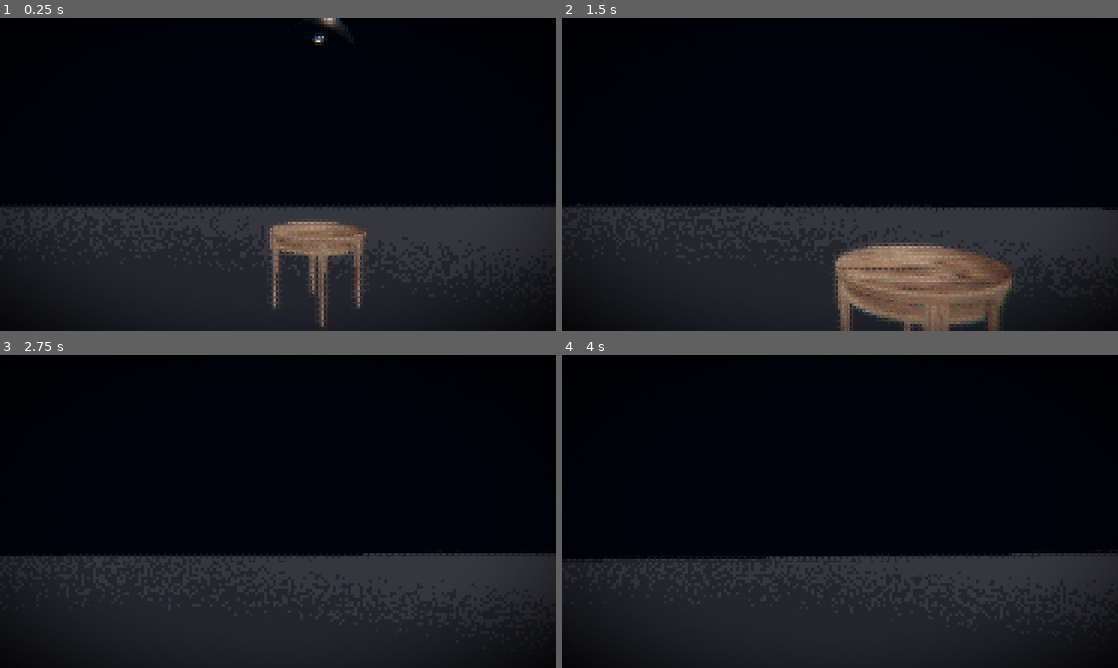
Above: before the commit, frames 1-4 (two rows, left to right).
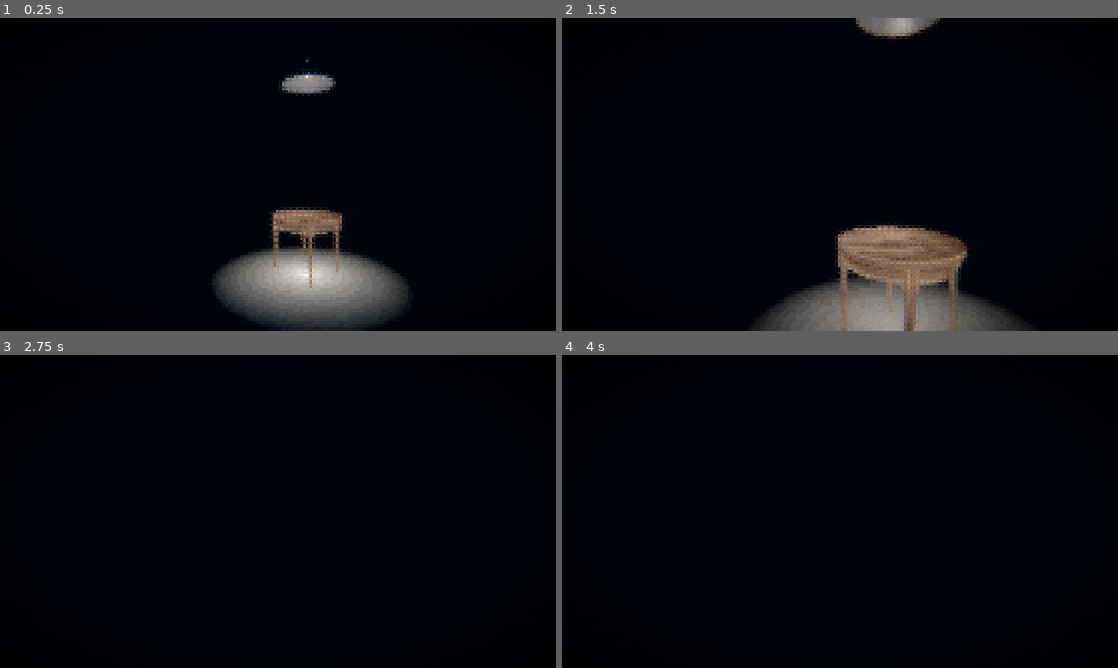
Above: after the commit, the same moments.

Repository: sebashtioon/line-test
Game: Godot game, scene res://src/main/main.tscn
Two runs of this game, one before a commit and one after it. Both use one fixed random seed, a clock stepped at 60 frames per second and the inputs below.
Inputs (mouse positions are in pixels of both pictures, inside the frame that each line leads up to):
- Up to frame 1 (0.25 s): no input
- Up to frame 2 (1.5 s): tap Enter at 0.5 s; move the mouse to (867, 174) at 0.52 s; hold W (move_forward) from 0.53 s (still down); tap Alt at 0.6 s; move the mouse to (812, 174) at 1.27 s; tap Shift at 1.35 s
- Up to frame 3 (2.75 s): keep holding W (move_forward); move the mouse to (289, 505) at 2.02 s; tap Alt at 2.1 s
- Up to frame 4 (4 s): keep holding W (move_forward); move the mouse to (834, 517) at 2.77 s; tap Shift at 2.85 s; move the mouse to (878, 514) at 3.52 s; tap Alt at 3.6 s

The runs differ from the first frame. In frame 1, 32% of the frame differs, in the area x 0-100%, y 0-100%; in frame 2, 31%; in frame 3, 30%; in frame 4, 29%.

Commit message:
lighting

Diff:
--- a/src/main/main.tscn
+++ b/src/main/main.tscn
@@ -20,8 +20,9 @@
 tonemap_mode = 2
 volumetric_fog_enabled = true
 volumetric_fog_density = 0.6177
-volumetric_fog_albedo = Color(0.08208982, 0.082089834, 0.08208982, 1)
+volumetric_fog_albedo = Color(0.07150052, 0.07150052, 0.07150052, 1)
 volumetric_fog_emission_energy = 49.0
+volumetric_fog_anisotropy = -0.2
 
 [sub_resource type="StandardMaterial3D" id="StandardMaterial3D_djufw"]
 albedo_color = Color(0.020174578, 0.020174576, 0.020174574, 1)
@@ -42,6 +43,7 @@
 
 [node name="DirectionalLight3D" type="DirectionalLight3D" parent="env" unique_id=1651218042]
 transform = Transform3D(-0.8660254, -0.43301278, 0.25, 0, 0.49999997, 0.86602545, -0.50000006, 0.75, -0.43301266, 0, 0, 0)
+light_color = Color(0, 0, 0, 1)
 
 [node name="floor" type="MeshInstance3D" parent="." unique_id=1270133708]
 transform = Transform3D(28.890003, 0, 0, 0, 1, 0, 0, 0, 27.284588, 0, 0, 0)
@@ -60,4 +62,23 @@
 transform = Transform3D(0.4498767, 0, 0, 0, 0.4498767, 0, 0, 0, 0.4498767, 0, 0.625074, 0)
 
 [node name="ceiling_light" parent="." unique_id=1217644434 instance=ExtResource("4_djufw")]
-transform = Transform3D(0.85151106, 0, 0, 0, 1, 0, 0, 0, 0.85151106, 0.024368525, 4.403095, -0.028167576)
+transform = Transform3D(0.85151106, 0, 0, 0, 1, 0, 0, 0, 0.85151106, 0.027900338, 4.403095, -0.028167576)
+
+[node name="OmniLight3D" type="OmniLight3D" parent="ceiling_light" unique_id=1726031505]
+transform = Transform3D(1.1743829, 0, 0, 0, 1, 0, 0, 0, 1.1743829, -0.02861798, -0.6947758, 0.02307153)
+light_color = Color(1, 1, 0.9254902, 1)
+light_energy = 0.766
+light_volumetric_fog_energy = 12.321
+omni_attenuation = 2.045
+
+[node name="SpotLight3D" type="SpotLight3D" parent="ceiling_light" unique_id=224247411]
+transform = Transform3D(1.1743829, 0, 0, 0, -4.371139e-08, 1, 0, -1.1743829, -5.133391e-08, -0.009724984, 0.914762, -0.021198254)
+light_color = Color(1, 1, 0.8666667, 1)
+light_energy = 0.257
+light_indirect_energy = 3.573
+light_volumetric_fog_energy = 3.55
+shadow_bias = 0.482
+spot_range = 13.886
+spot_attenuation = -4.96
+spot_angle = 17.7
+spot_angle_attenuation = 84.44943
--- a/src/player/player.tscn
+++ b/src/player/player.tscn
@@ -17,7 +17,7 @@
 head = NodePath("head")
 camera = NodePath("head/camera")
 mesh = NodePath("mesh")
-fov = 50.0
+fov = 65.0
 WALK_SPEED = 1.8
 BOB_AMP = 0.05
 
